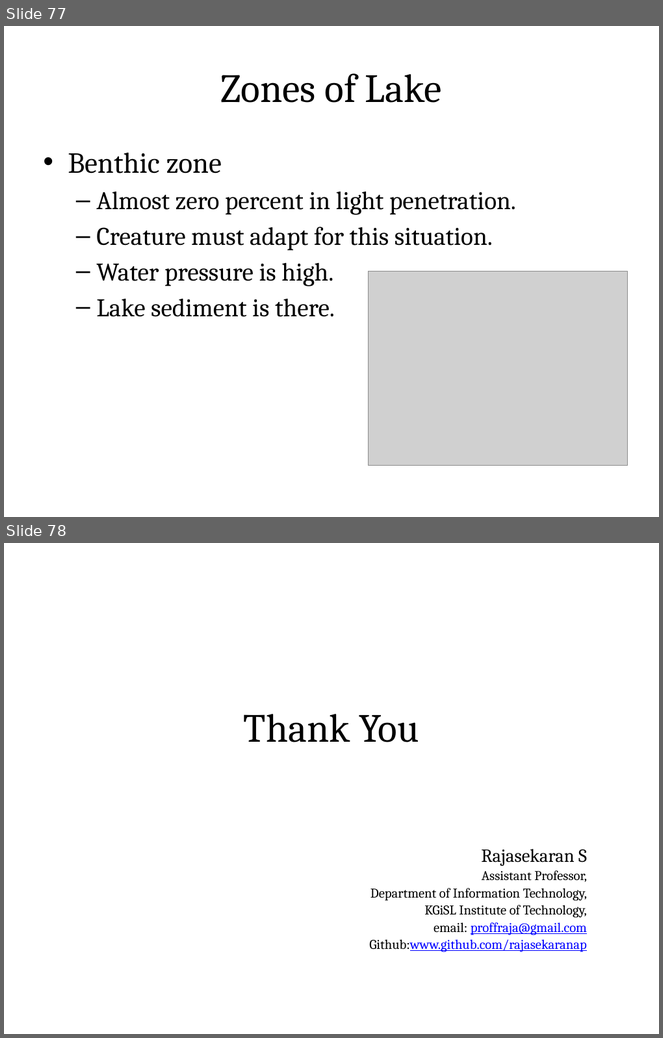
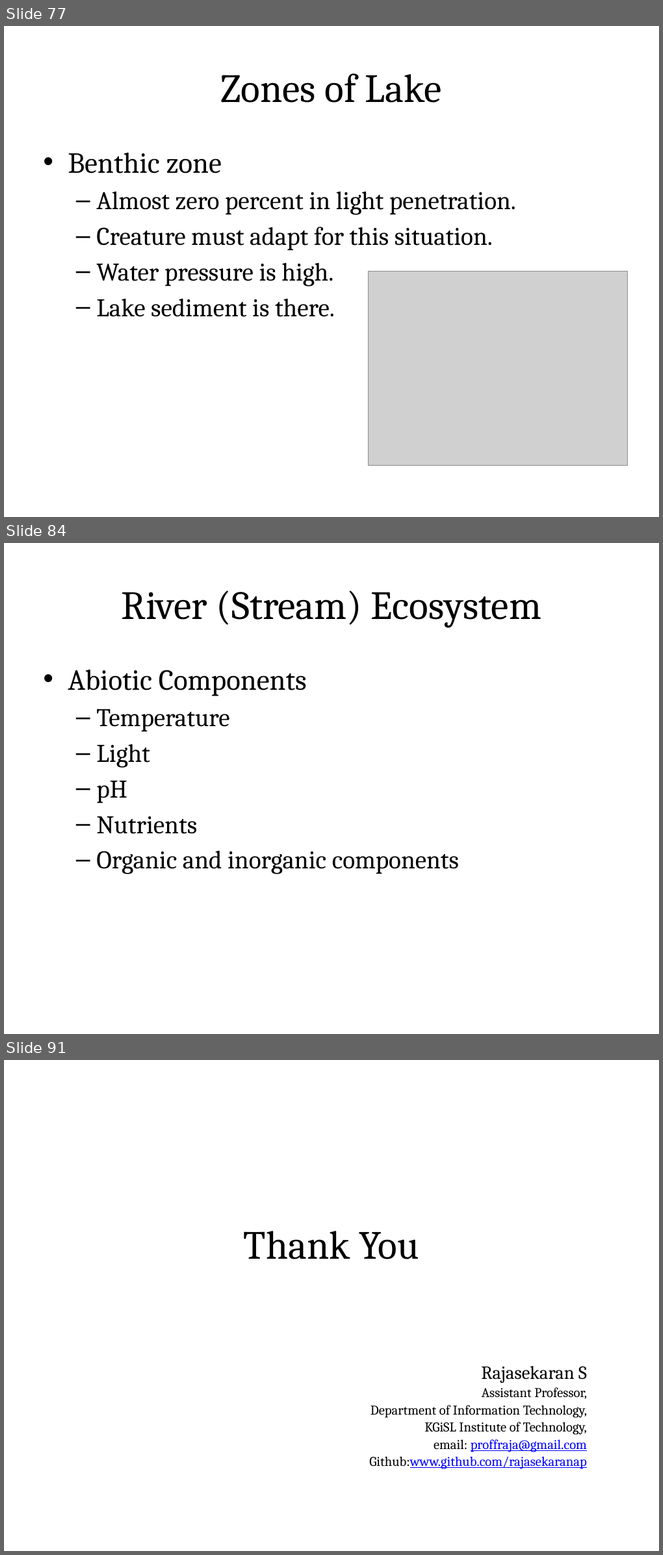
Before and after one commit to rajasekaran36/GE8291-Environmental-Science-and-Engineering, a slide deck: Slides/GE8291-U1.pptx. Shown one above the other, each under a label of ours: slides 77 and 78 before the commit, slides 77, 84 and 91 after it; the slides between them are not shown. The pictures are 663x1038 and 663x1555 pixels, drawn with LibreOffice and Linux fonts; fonts in the diff are those of the drawing; grey boxes stand for pictures. Boxes give left, top, right and bottom in pixels: in the first picture for what was removed or moved away, otherwise in the second. Text is boxed around its words. In the diff, an @@ line names an element or a change of style, - is before the commit and + after.

```diff
--- a/Slides/GE8291-U1.pptx
+++ b/Slides/GE8291-U1.pptx
@@ slide 84 added at <box>4,543,659,1034</box>, background #FFFFFF @@
@@ title added at <box>36,563,627,644</box>, fill gradient #DAFDA7 to #E4FCC2 to #F5FFE7, outline #98B955 0.75 pt, 44 pt, text #000000 @@
+River (Stream) Ecosystem
@@ text added at <box>68,670,459,875</box>, 28 pt, text #000000 @@
+• Abiotic Components
+  – Temperature
+  – Light
+  – pH
+  – Nutrients
+  – Organic and inorganic components
@@ what was slide 78 is now slide 91 @@
```
Also in this commit, not shown: 12 other slides added, 1 other file.
